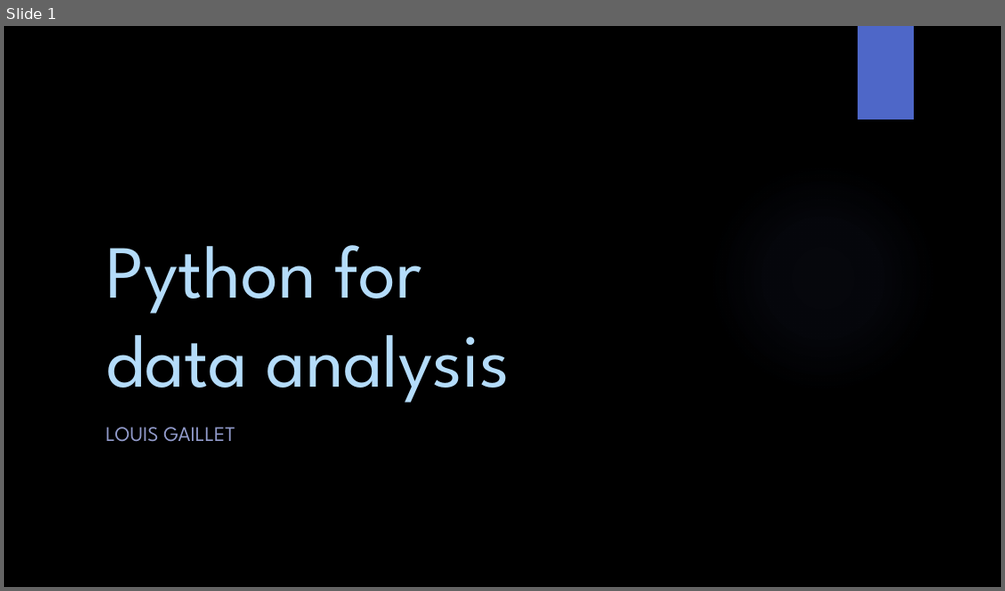
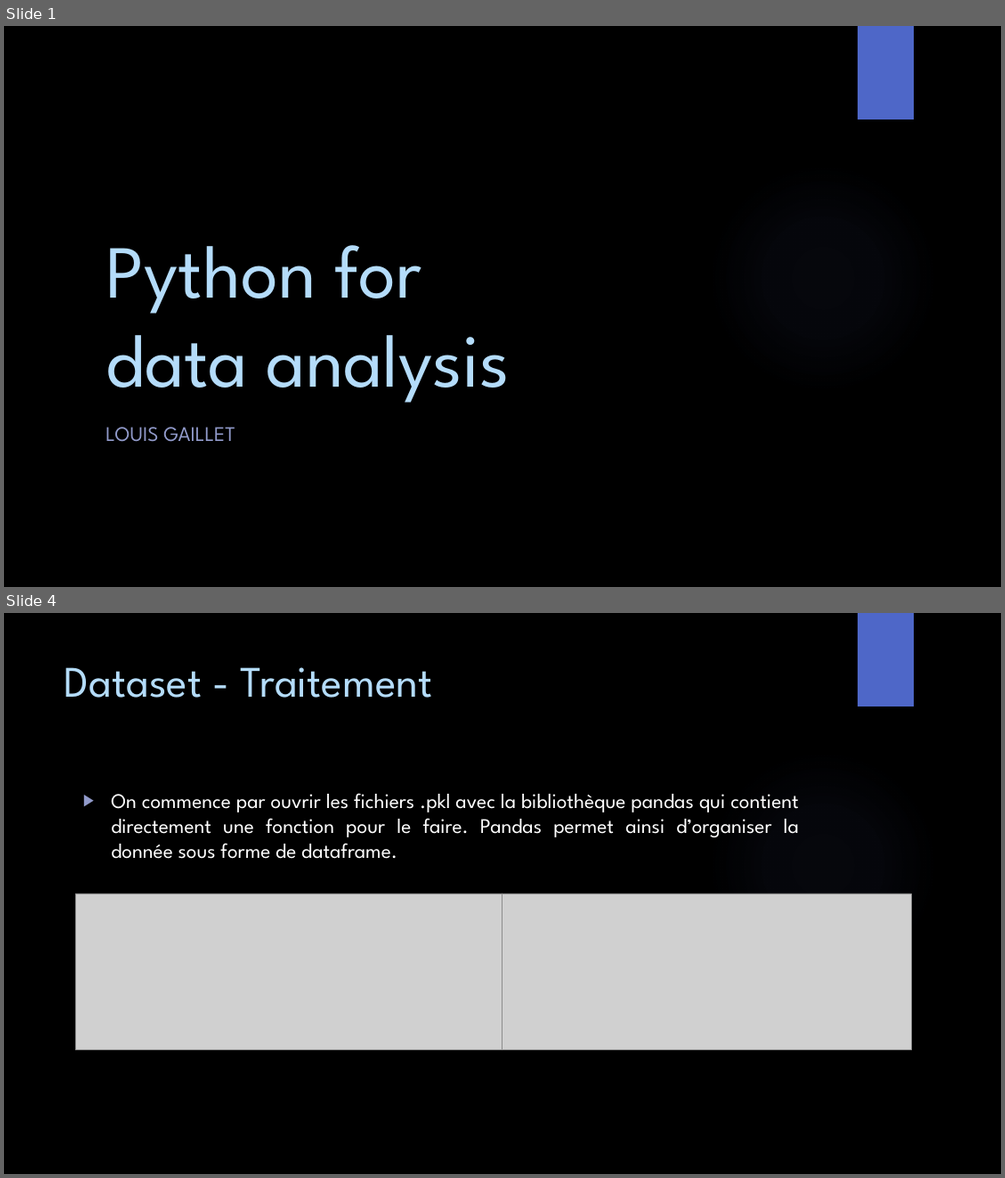
Before and after one commit to GailletLouis/Python_for_data_analysis, a slide deck: presentation.pptx. Shown one above the other, each under a label of ours: slide 1 before the commit, slides 1 and 4 after it; the slides between them are not shown. The pictures are 1005x591 and 1005x1178 pixels, drawn with LibreOffice and Linux fonts; fonts in the diff are those of the drawing; grey boxes stand for pictures; background and template pictures are left out. Boxes give left, top, right and bottom in pixels: in the first picture for what was removed or moved away, otherwise in the second. Text is boxed around its words. In the diff, an @@ line names an element or a change of style, - is before the commit and + after.

```diff
--- a/presentation.pptx
+++ b/presentation.pptx
@@ slide 4 added at <box>4,613,1001,1174</box>, background picture (left out); not listed: 2 template elements that a slide beside it also shows @@
@@ title added at <box>65,667,432,698</box>, 42 pt, text #B4DCFA @@
+Dataset - Traitement
@@ text added at <box>111,793,799,859</box>, 20 pt, text #FFFFFF @@
+▶ On commence par ouvrir les fichiers .pkl avec la bibliothèque pandas qui contient directement une fonction pour le faire. Pandas permet ainsi d’organiser la donnée sous forme de dataframe.
@@ picture added at <box>76,893,502,1050</box> @@
@@ picture added at <box>502,893,911,1050</box> @@
```
Also in this commit, not shown: 2 slides changed, 9 other slides added.
